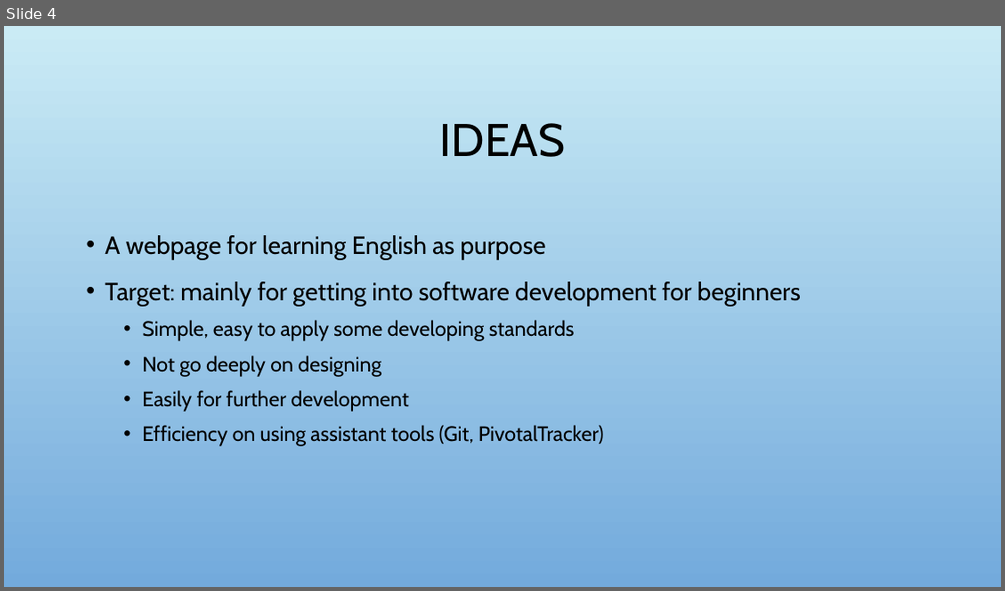
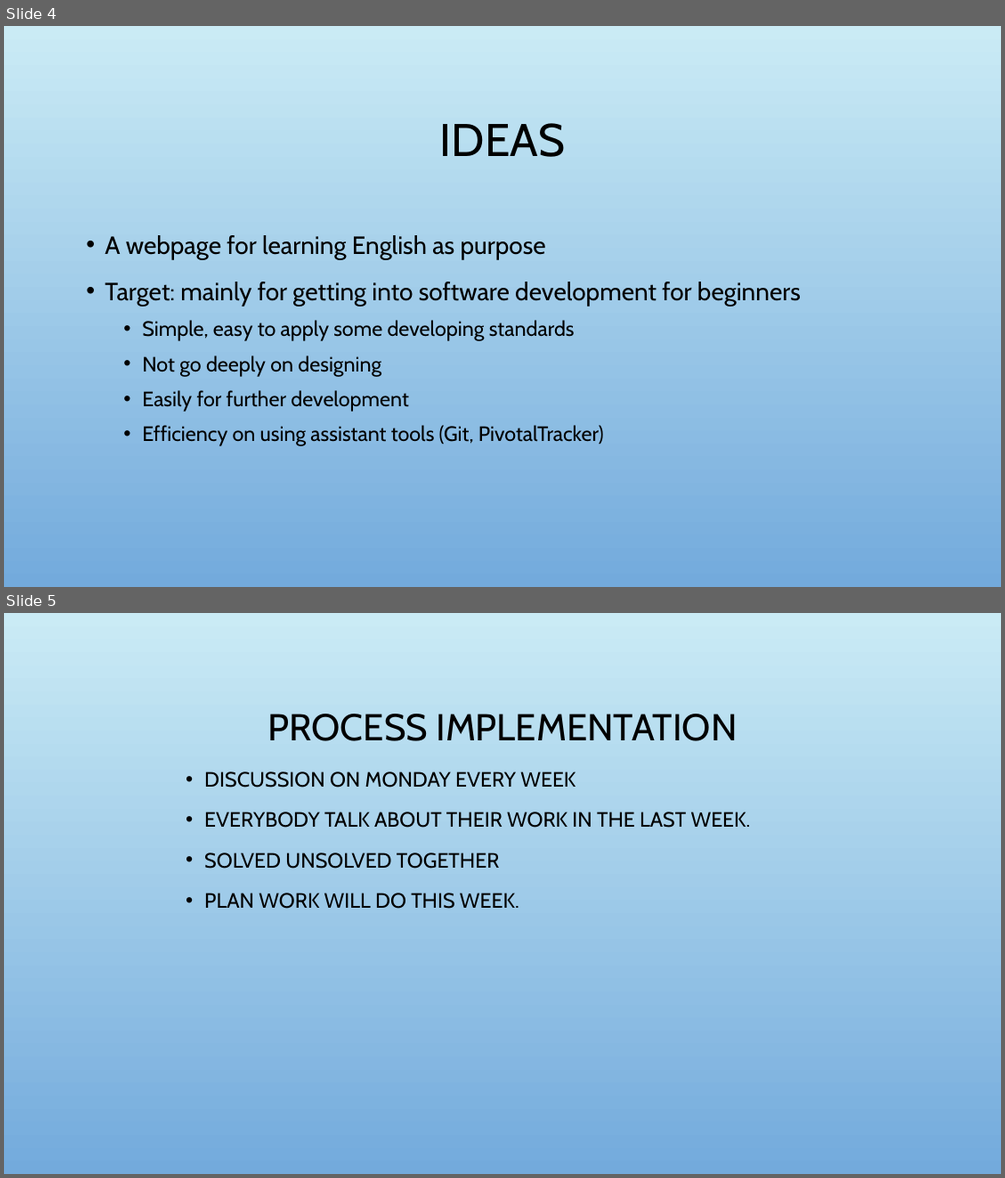
Before and after one commit to nhunght57/EnglishStudy_Web, a slide deck: report/Project Report.pptx. Shown one above the other, each under a label of ours: slide 4 before the commit, slides 4 and 5 after it. The pictures are 1005x591 and 1005x1178 pixels, drawn with LibreOffice and Linux fonts; fonts in the diff are those of the drawing; background and template pictures are left out. Boxes give left, top, right and bottom in pixels: in the first picture for what was removed or moved away, otherwise in the second. Text is boxed around its words. In the diff, an @@ line names an element or a change of style, - is before the commit and + after.

```diff
--- a/report/Project Report.pptx
+++ b/report/Project Report.pptx
@@ slide 5 added at (4,613,1001,1174), background picture (left out) @@
@@ title added at (267,714,737,741), 36 pt, text #000000 @@
+PROCESS IMPLEMENTATION
@@ text added at (204,771,751,908), 20 pt, text #000000 @@
+• DISCUSSION ON MONDAY EVERY WEEK
+• EVERYBODY TALK ABOUT THEIR WORK IN THE LAST WEEK.
+• SOLVED UNSOLVED TOGETHER
+• PLAN WORK WILL DO THIS WEEK.
```
Also in this commit, not shown: 6 slides changed, 21 other slides added, 2 slides removed.
